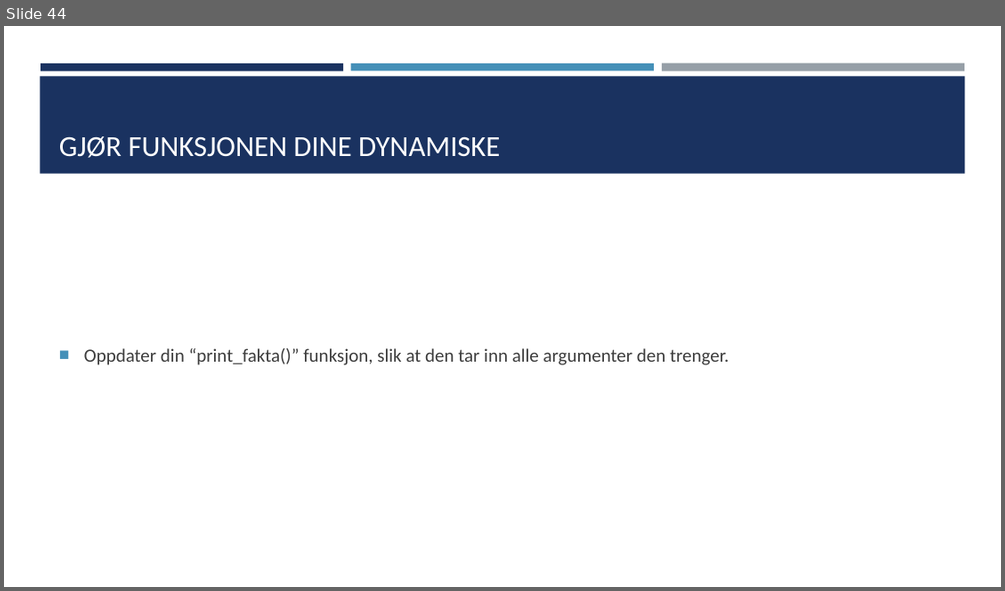
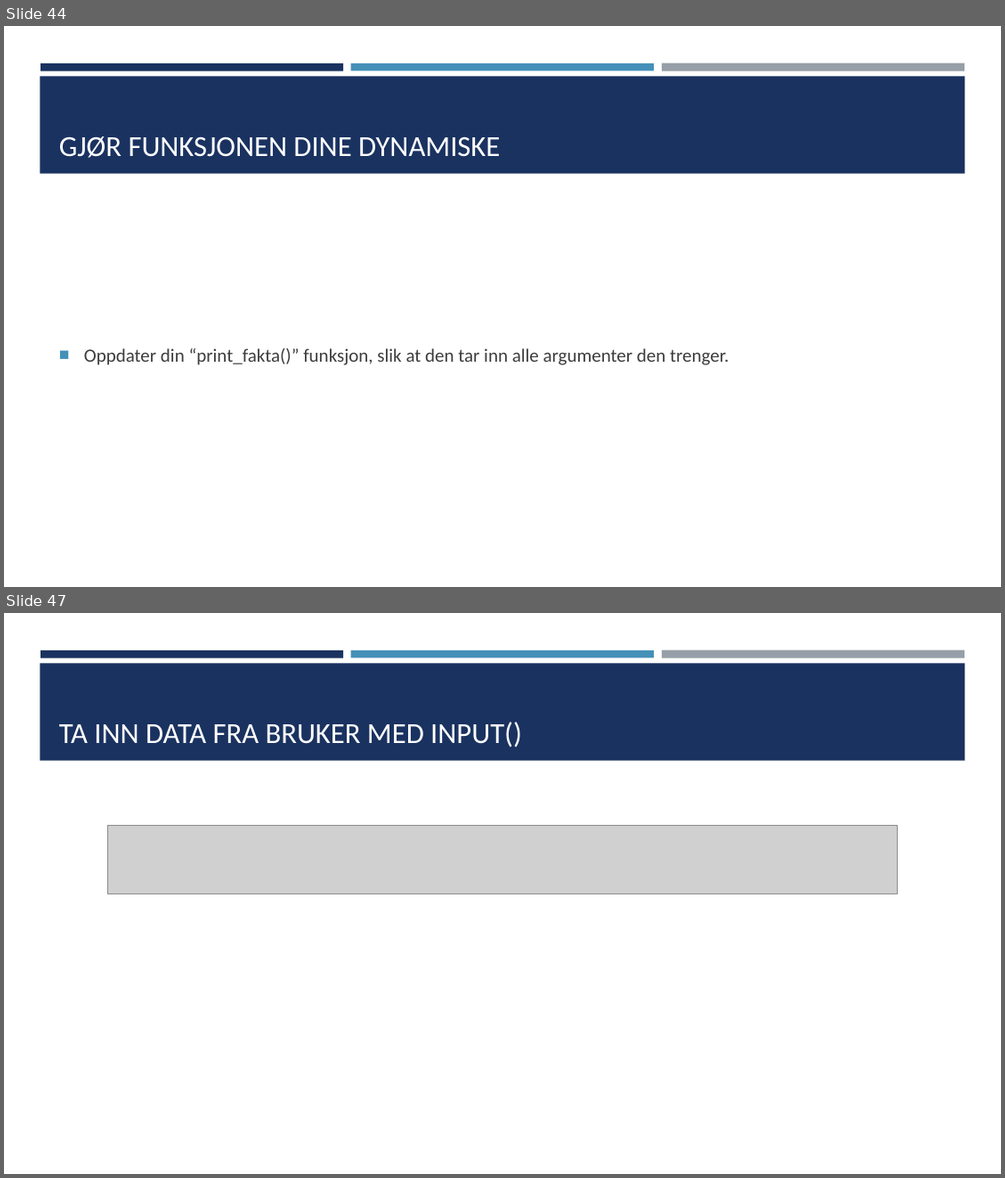
Before and after one commit to TheCodeAddiction/Learn-Python-Workshop, a slide deck: koding workshop powerpoint.pptx. Shown one above the other, each under a label of ours: slide 44 before the commit, slides 44 and 47 after it; the slides between them are not shown. The pictures are 1005x591 and 1005x1178 pixels, drawn with LibreOffice and Linux fonts; fonts in the diff are those of the drawing; grey boxes stand for pictures. Boxes give left, top, right and bottom in pixels: in the first picture for what was removed or moved away, otherwise in the second. Text is boxed around its words. In the diff, an @@ line names an element or a change of style, - is before the commit and + after.

```diff
--- a/koding workshop powerpoint.pptx
+++ b/koding workshop powerpoint.pptx
@@ slide 47 added at bbox=[4, 613, 1001, 1174], background #FFFFFF; not listed: 4 template elements that a slide beside it also shows @@
@@ title added at bbox=[59, 722, 522, 747], 28 pt, text #FFFFFF @@
+TA INN DATA FRA BRUKER MED INPUT()
@@ picture added at bbox=[107, 825, 897, 893] @@
```
Also in this commit, not shown: 10 other slides added, 6 other files.
